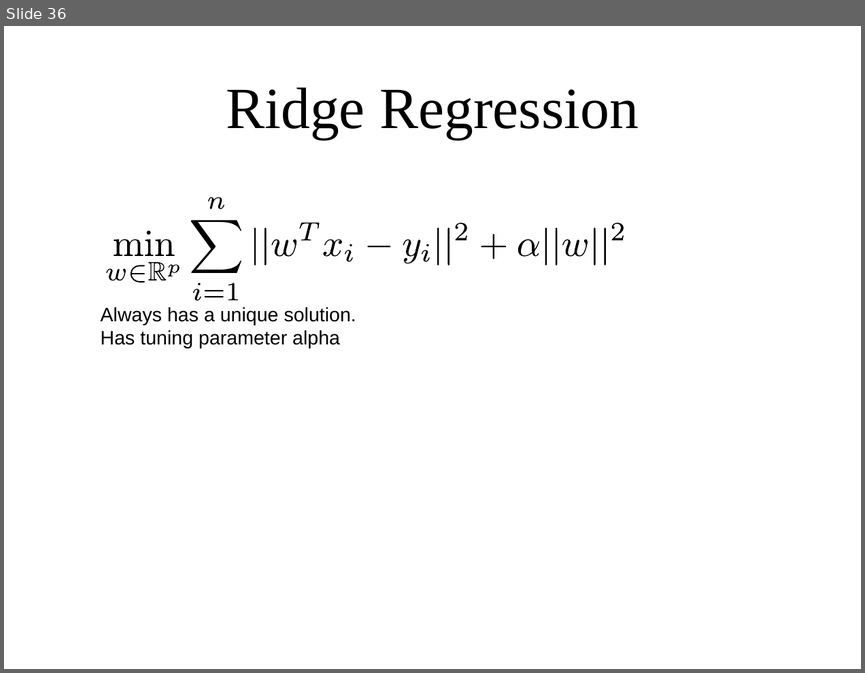
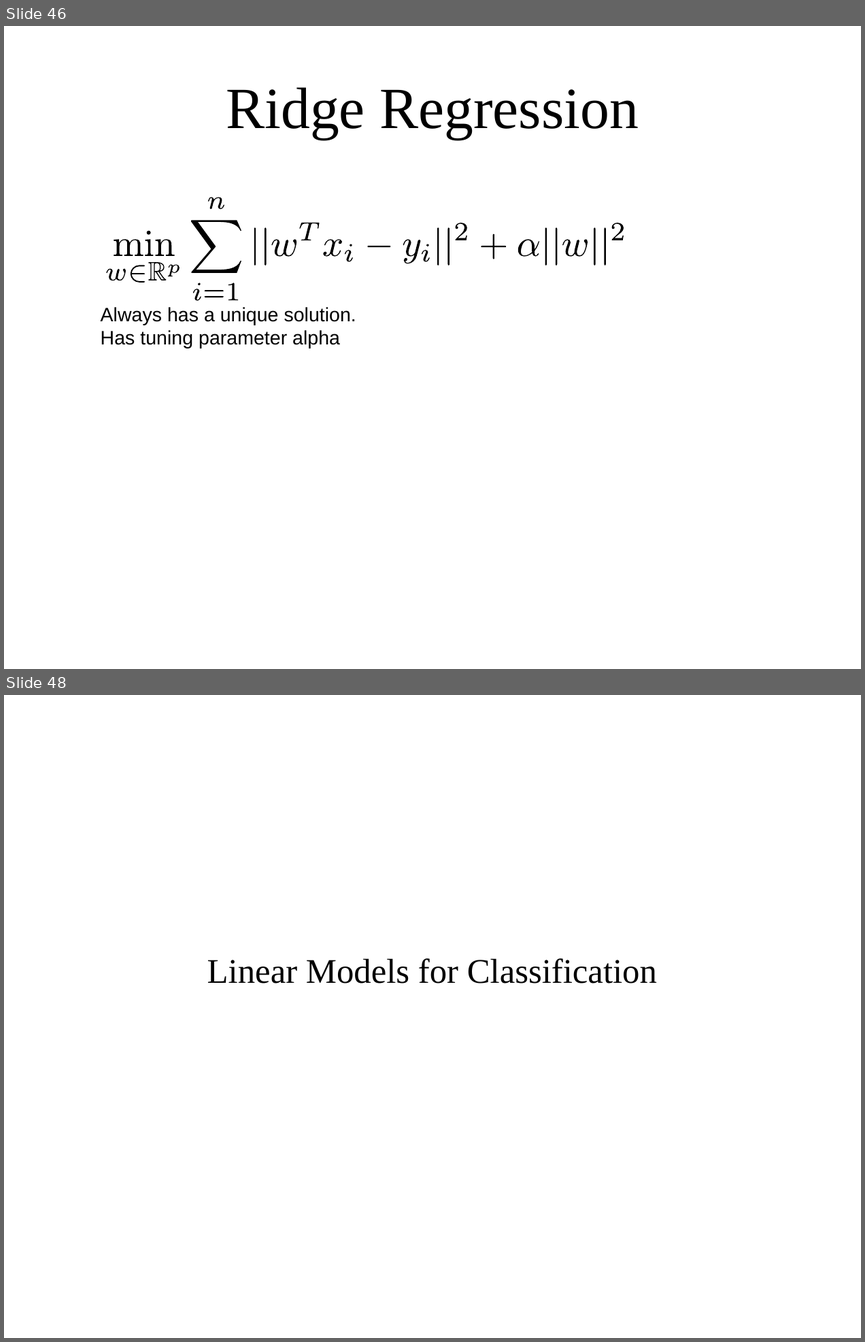
Before and after one commit to stupidscammer/ml-workshop-2-of-4, a slide deck: intro-to-machine-learning-odsc-masterclass-2017.odp. Shown one above the other, each under a label of ours: slide 36 before the commit, slides 46 and 48 after it; the slides between them are not shown. The pictures are 865x673 and 865x1342 pixels, drawn with LibreOffice and Linux fonts; fonts in the diff are those of the drawing. Boxes give left, top, right and bottom in pixels: in the first picture for what was removed or moved away, otherwise in the second. Text is boxed around its words. In the diff, an @@ line names an element or a change of style, - is before the commit and + after.

Commit message:
add linear regression and classification notebooks, add adult dataset

```diff
--- a/intro-to-machine-learning-odsc-masterclass-2017.odp
+++ b/intro-to-machine-learning-odsc-masterclass-2017.odp
@@ slide 48 added at <box>4,695,861,1338</box>, background #FFFFFF @@
@@ subtitle added at <box>207,958,657,983</box>, 32 pt, text #000000 @@
+Linear Models for Classification
@@ what was slide 36 is now slide 46 @@
```
Also in this commit, not shown: 1 slide changed, 18 other slides added, 1 slide removed, 4 other files.
